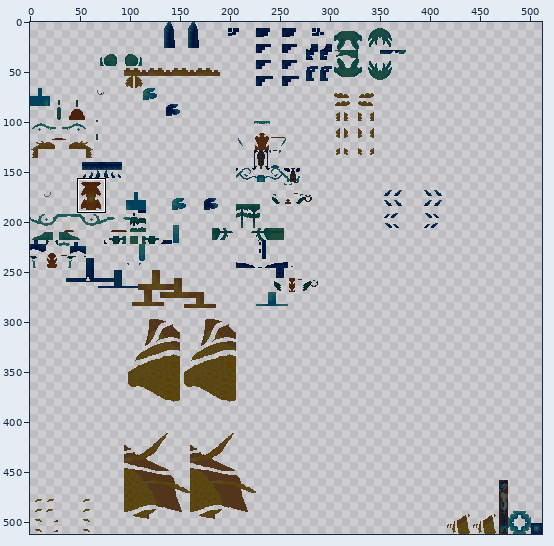
Two versions of one sprite sheet, src/test/resources/Honey_Rain__young_glow.png. The picture above shows the old version from afar; the outline marks the close-up.
Close-up. Earlier state:
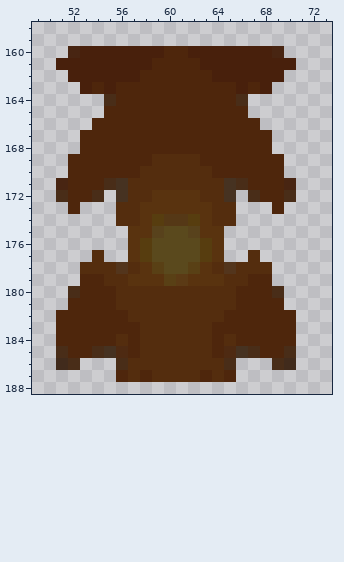
The file is 512x512 pixels. Pixels under 10% opacity are left out. Colours within 5 levels of each other are drawn and written as one. Shown: x 49..73, y 158..188. The commit also changed other parts of the picture, which this record leaves out.
New version:
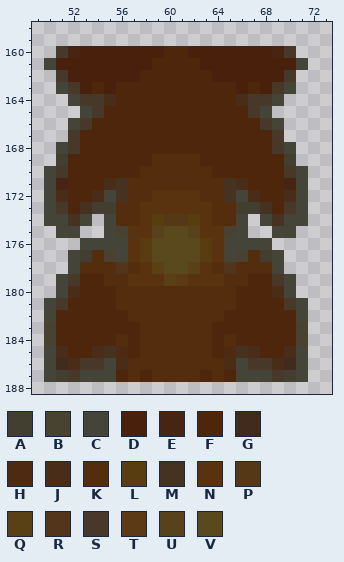
Palette (. is transparent): A #423f31  B #484231  C #444438  D #48200c  E #482512  F #4e260c  G #412b1c  H #4e2a12  J #492d18  K #542d0e  L #573d0f  M #463221  N #59330f  P #553816  Q #594015  R #53351c  S #473829  T #5b3a15  U #58421c  V #5a491d
Diff:
y 160: x 51 . -> S; x 70 . -> S
y 161: x 50 . -> C; x 71 . -> C
y 162: x 51 . -> S; x 70 . -> S
y 163: x 51..52 .. -> CS; x 69..70 .. -> SC
y 164: x 52..54 ... -> CSS; x 67..69 ... -> SSC
y 165: x 53..54 .. -> CS; x 67..68 .. -> SC
y 166: x 52..53 .. -> CS; x 68..69 .. -> SC
y 167: x 52 . -> S; x 69 . -> S
y 168: x 51..52 .. -> CS; x 69..70 .. -> SC
y 169: x 51 . -> A; x 70 . -> A
y 170: x 50..51 .. -> CS; x 70..71 .. -> SC
y 171: x 50 . -> C; x 71 . -> C
y 172: x 50 . -> C; x 55 . -> C; x 66 . -> C; x 71 . -> C
y 173: x 50..51 .. -> CS; x 53..55 ... -> MAA; x 66..68 ... -> AAM; x 70..71 .. -> SC
y 174: x 50..53 .... -> CCMC; x 55 . -> C; x 66 . -> C; x 68..71 .... -> CMCC
y 175: x 51..52 .. -> CC; x 55..56 .. -> CB; x 65..66 .. -> BC; x 69..70 .. -> CC
y 176: x 53..56 .... -> CCCC; x 65..68 .... -> CCCC
y 177: x 52..53 .. -> CA; x 55..56 .. -> BC; x 65..66 .. -> CB; x 68..69 .. -> AC
y 178: x 52 . -> C; x 69 . -> C
y 179: x 51..52 .. -> CS; x 69..70 .. -> SC
y 180: x 51 . -> C; x 70 . -> C
y 181: x 50..51 .. -> CS; x 70..71 .. -> SC
y 182: x 50 . -> C; x 71 . -> C
y 183..184: x 50 . -> B; x 71 . -> B
y 185: x 50 . -> C; x 71 . -> C
y 186: x 50 . -> C; x 53..55 ... -> SSC; x 66..68 ... -> CSS; x 71 . -> C
y 187: x 50..55 ...... -> CASCCC; x 66..71 ...... -> CCCSAC
Where, in picture pixels (left, top, right, bottom), the same in both close-ups:
added: (44, 46, 128, 382)
added: (224, 46, 308, 382)
